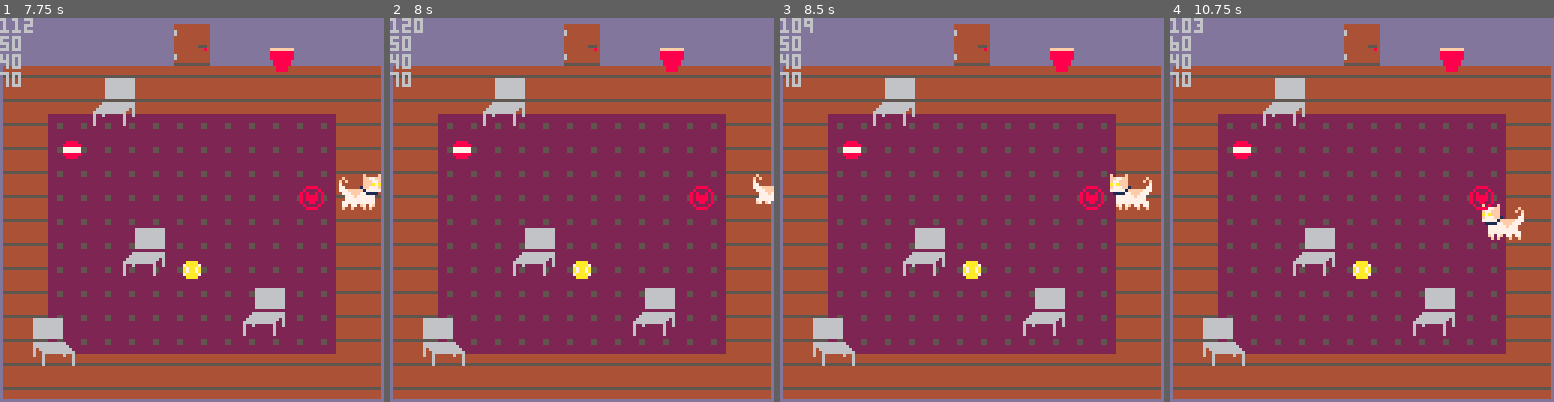
Above: before the commit, frames 1-4 (left to right).
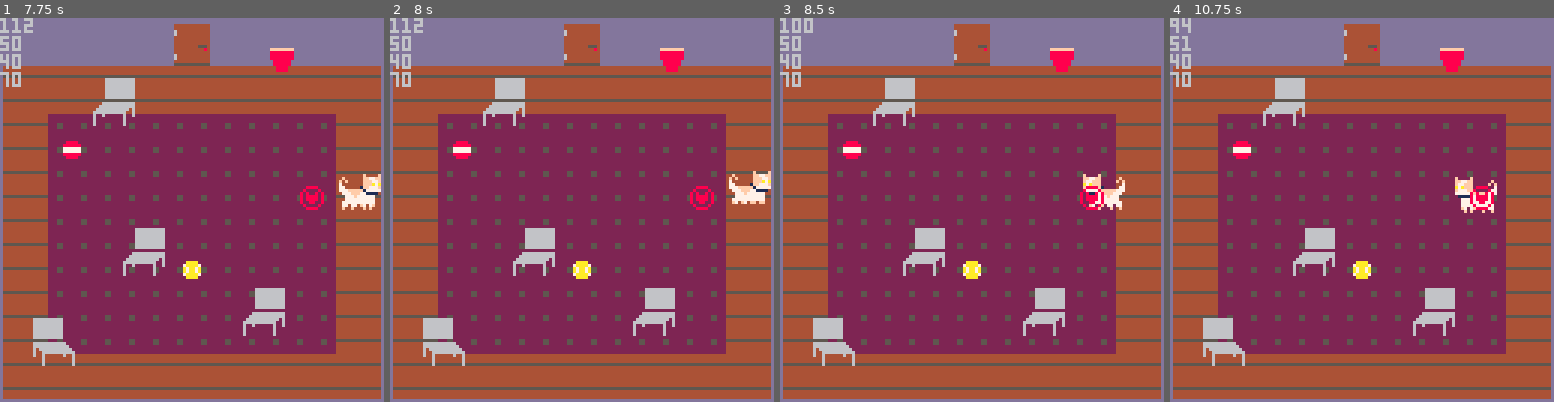
Above: after the commit, the same moments.

Repository: Mpgrime/GameDesign
Game: PICO-8 cartridge catgame.p8
The game is run twice, just before and just after one commit, with the same random seed, the same clock (stepped at 60 frames per second) and the same inputs.
Inputs:
- Up to frame 1 (7.75 s): tap X (X key) at 0.33, 1.07, 1.85, 2.97, 4.08, 5.2, 6.32, 7.43 s; hold Right 1.6-2.1 s; hold Up 2.15-2.42 s; hold Right 2.47-3.03 s; hold Left 3.08-3.58 s; hold Down 3.63-3.97 s; hold Right 4.02-4.68 s; hold Up 4.73-5.03 s; hold Left 5.08-5.68 s; hold Down 5.73-6.03 s; hold Right 6.08-6.58 s; hold Right 6.63-7.13 s; hold Up 7.18-7.45 s; hold Right from 7.5 s (still down)
- Up to frame 2 (8 s): keep holding Right
- Up to frame 3 (8.5 s): release Right at 8.07 s; hold Left from 8.12 s (still down)
- Up to frame 4 (10.75 s): tap X (X key) at 8.55, 9.67 s; release Left at 8.62 s; hold Down 8.67-9 s; hold Right 9.05-9.72 s; hold Up 9.77-10.07 s; hold Left 10.12-10.72 s

Frame 1 is identical in both runs. In frame 2, 0.7% of the frame differs, in the area x 3-100%, y 0-49%; in frame 3, 0.9%; in frame 4, 1.3%, in the area x 0-93%, y 0-58%.

Commit message:
FIXED MAP COLLISION

Diff:
--- a/catgame.p8
+++ b/catgame.p8
@@ -137,9 +137,6 @@
 	--arrow controls
 	if btn(⬆️) then
 		local canmove = true
-		if mapCollision(cat,'t') then
-			canmove = false
-		end
 		for i = 1, 4 do
 			--if col w/ bchair, can't move:
 			if objCollision(
@@ -168,6 +165,7 @@
 		end
 		--pos change if able:
 		if canmove then cat.y -= 1 end
+		if mapCollision(cat,'t') then cat.y += 1 end
 		--frame set change
 		flist = { 32, 34, 36 }
 		--pose change
@@ -177,9 +175,6 @@
 	end
 	if btn(⬇️) then
 		local canmove = true
-		if mapCollision(cat,'b') then
-			canmove = false
-		end
 		for i = 1, 4 do
 			--if col w/ bchair, can't move:
 			if objCollision(
@@ -205,15 +200,13 @@
 		end
 		--pos change if able:
 		if canmove then cat.y += 1 end
+		if mapCollision(cat,'t') then cat.y -= 1 end
 		flist = { 7, 9, 11 }
 		pose = 7
 		cat.flipped = false
 	end
 	if btn(⬅️) then
 		local canmove = true
-		if mapCollision(cat,'l') then
-			canmove = false
-		end
 		for i = 1, 4 do
 			--if col w/ bchair, can't move:
 			if objCollision(
@@ -243,15 +236,13 @@
 		end
 		--pos change if able:
 		if canmove then cat.x -= 1 end
+		if mapCollision(cat,'t') then cat.x += 1 end
 		flist = { 1, 3, 5 }
 		pose = 1
 		cat.flipped = false
 	end
 	if btn(➡️) then
 		local canmove = true
-		if mapCollision(cat,'r') then
-			canmove = false
-		end
 		for i = 1, 4 do
 			--if col w/ bchair, can't move:
 			if objCollision(
@@ -282,6 +273,7 @@
 		end
 		--pos change if able:
 		if canmove then cat.x += 1 end
+		if mapCollision(cat,'t') then cat.x -= 1 end
 		--catpos.x+=1
 		flist = { 1, 3, 5 }
 		pose = 1
@@ -363,34 +355,23 @@
 	return hit
 end
 --returns true if colliding with edge tile
-function mapCollision(obj, dir)
-	local cL = false --is colliding left
-	local cB = false --is colliding bottom
-	local cR = false --is colliding right
-	local cT = false --is colliding top
+function mapCollision(obj)
+	local d = false --is colliding left
+	local c = false --is colliding bottom
+	local b = false --is colliding right
+	local a = false --is colliding top
 
 	-- get coords of object
-	local x1 = ((obj.x+7)/8)
-	local y1 = ((obj.y+7)/8)
-	local x2 = ((obj.x+15)/8)
-	local y2 = ((obj.y+15)/8)
-	-- check if colliding left
-	if dir == "l" or dir == "t" then
-		cL = fget(mget(x1, y1), 0) --checks if tile left has flag 0 set
-	end
-	--check if colliding bottom
-	if dir =="b" or dir == "l" then
-		cB = fget(mget(x1, y2), 0) --checks if tile below has flag 0 set
-	end
-	--check if colliding right
-	if dir =="r" or dir == "t" then
-		cR = fget(mget(x2, y1), 0) --checks if tile right has flag 0 set
-	end
-	--check if colliding top
-	if dir =="t" or dir == "b" then
-		cT = fget(mget(x2, y2), 0) --checks if tile top has flag 0 set
-	end
-	if cT or cR or cB or cL then --if there will be a collision
+	local x1 = (obj.x+7)/8 --
+	local y1 = (obj.y+15)/8
+	local x2 = (obj.x+23)/8
+	local y2 = (obj.y+23)/8
+	d = fget(mget(x1, y1), 0)
+	c = fget(mget(x1, y2), 0)
+	b = fget(mget(x2, y1), 0)
+	a = fget(mget(x2, y2), 0)
+
+	if a or b or c or d then --if there will be a collision
 		return true
 	else
 		return false
@@ -688,7 +669,7 @@
 
 
 __gff__
-0000000000000000000000000000000000000000000000000000000000000000000000000000000000000000000000000000000000000000000000000000000000000000000000000000000000000000010000000000000000000000000000000000000000000000000000000000000000000000000000000000000000000000
+0000000000000000000000000000000000000000000000000000000000000000000000000000000000000000000000000000000000000000000000000000000000000000000000010000000000000000010000000000000000000000000000000000000000000000000000000000000000000000000000000000000000000000
 0000000000000000000000000000000000000000000000000000000000000000000000000000000000000000000000000000000000000000000000000000000000000000000000000000000000000000000000000000000000000000000000000000000000000000000000000000000000000000000000000000000000000000
 __map__
 5050505050505050505050505050505050505050505050505050505050505050505050505050505050505050505050505050505047474747474747474747474700000000000000000000000000000000000000000000000000000000000000000000000000000000000000000000000000000000000000000000000000000000
